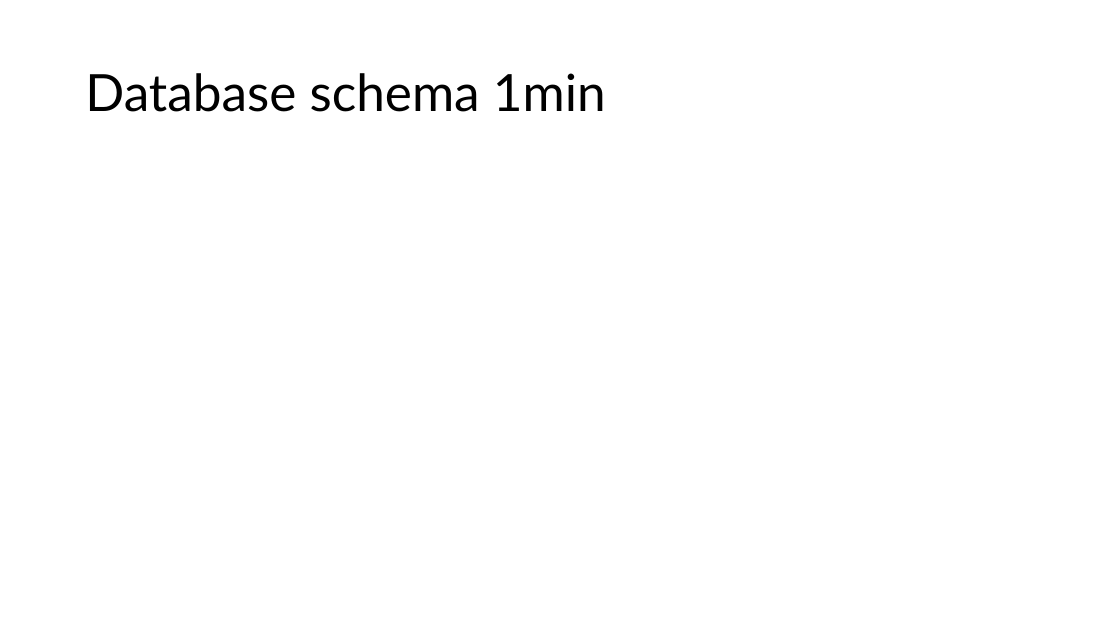
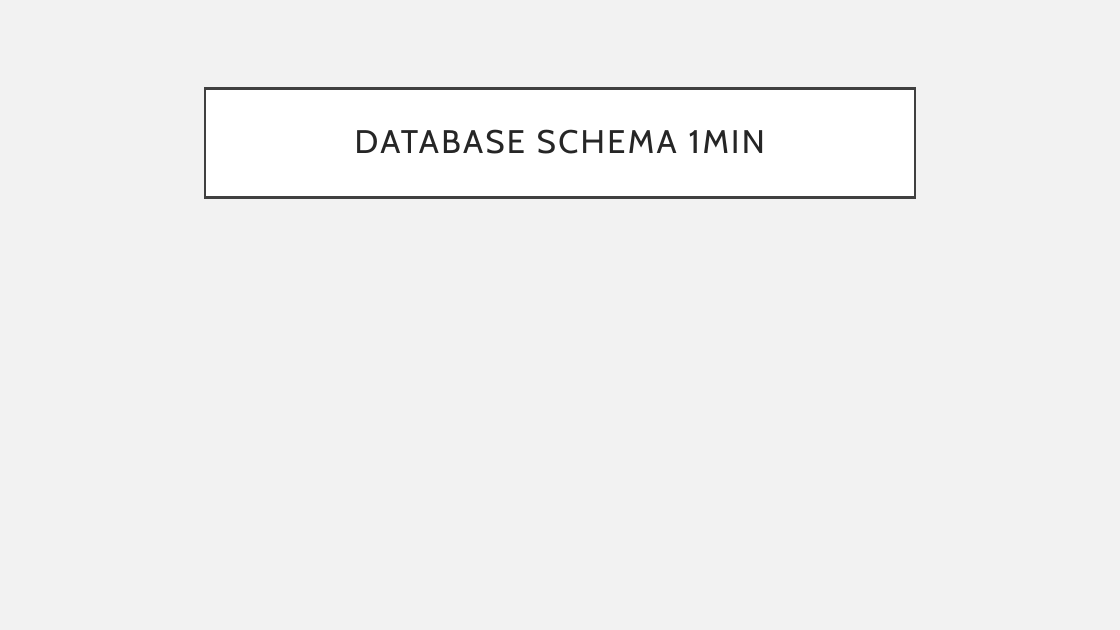
Before and after one commit to Osterie/IDATA2301_IDATA2306_GROUP_7, a slide deck: slide 16 of group7-idata2301-idata2306-presentation.pptx (slide 15 before the commit). Drawn at 1120x630 pixels with LibreOffice and Linux fonts; fonts in the diff are those of the drawing. Boxes give left, top, right and bottom in pixels: in the first picture for what was removed or moved away, otherwise in the second. Text is boxed around its words. In the diff, an @@ line names an element or a change of style, - is before the commit and + after.

```diff
--- a/group7-idata2301-idata2306-presentation.pptx
+++ b/group7-idata2301-idata2306-presentation.pptx
@@ background #FFFFFF to #F2F2F2 @@
@@ title "DATABASE SCHEMA 1MIN": place and size @@
-title "DATABASE SCHEMA 1MIN" at box(85, 73, 606, 112)
+title "DATABASE SCHEMA 1MIN" at box(205, 88, 915, 197)
@@ title "DATABASE SCHEMA 1MIN" at box(205, 88, 915, 197): fill none to #FFFFFF; outline none to #404040 2.5 pt @@
@@ title at box(355, 129, 765, 154): text changed; size 44 to 28 pt; font Lato to Cabin; text colour #000000 to #262626 @@
-Database schema 1min
+DATABASE SCHEMA 1MIN
```
Also in this commit, not shown: 20 other slides changed, 1 slide added.
